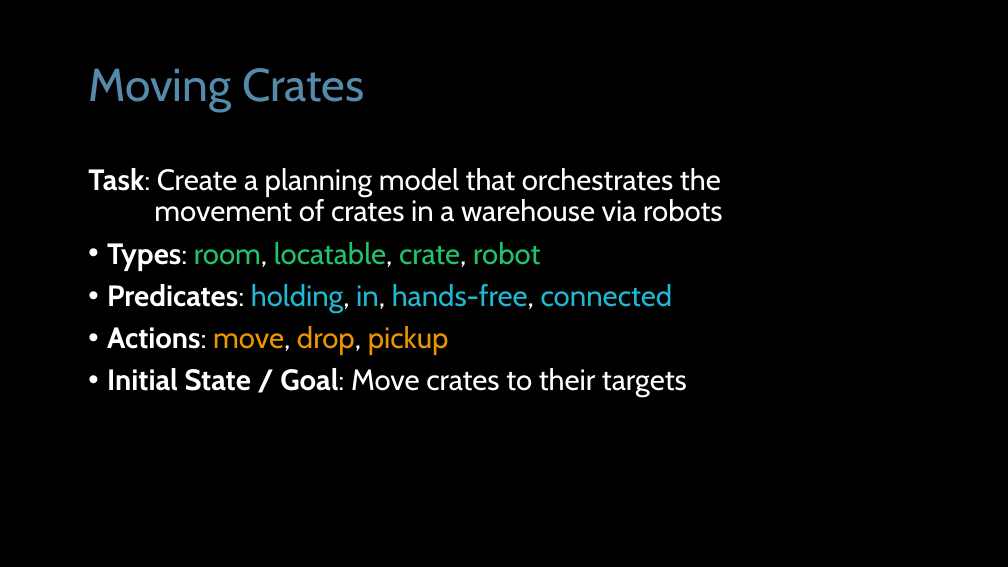
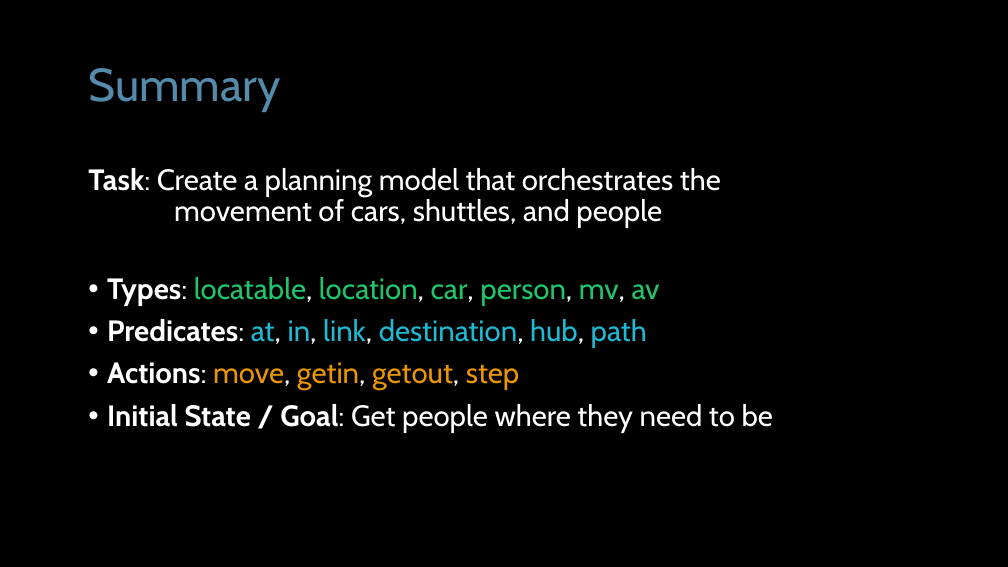
Before and after one commit to AI-Planning/modeling-in-pddl, a slide deck: slide 5 of exercises/cisc-813/adl/slides.pptx (slide 6 before the commit). Drawn at 1008x567 pixels with LibreOffice and Linux fonts; fonts in the diff are those of the drawing. Boxes give left, top, right and bottom in pixels: in the first picture for what was removed or moved away, otherwise in the second. Text is boxed around its words. In the diff, an @@ line names an element or a change of style, - is before the commit and + after.

```diff
--- a/exercises/cisc-813/adl/slides.pptx
+++ b/exercises/cisc-813/adl/slides.pptx
@@ title at <box>88,68,280,112</box>: text changed @@
-Moving Crates
+Summary
@@ text at <box>88,168,773,433</box>: text changed @@
-Task: Create a planning model that orchestrates the
-movement of crates in a warehouse via robots
-• Types: room, locatable, crate, robot
-• Predicates: holding, in, hands-free, connected
-• Actions: move, drop, pickup
-• Initial State / Goal: Move crates to their targets
+Task: Create a planning model that orchestrates the
+movement of cars, shuttles, and people
+• Types: locatable, location, car, person, mv, av
+• Predicates: at, in, link, destination, hub, path
+• Actions: move, getin, getout, step
+• Initial State / Goal: Get people where they need to be
```
Also in this commit, not shown: 1 other slide changed, 3 slides added, 17 slides removed, 2 other files.
